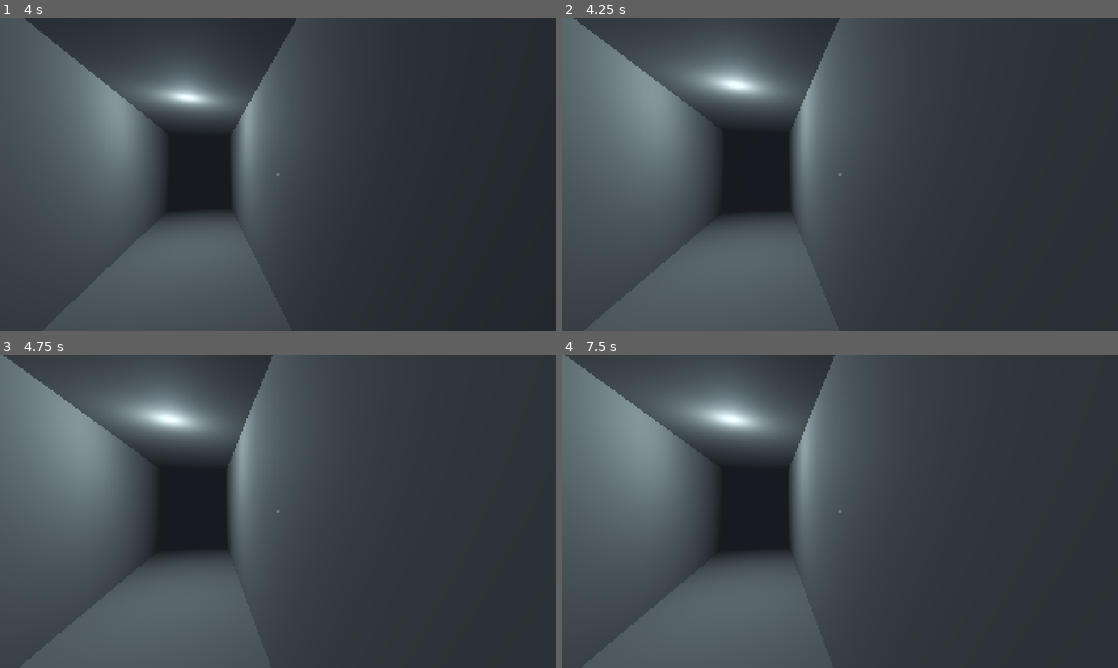
Above: before the commit, frames 1-4 (two rows, left to right).
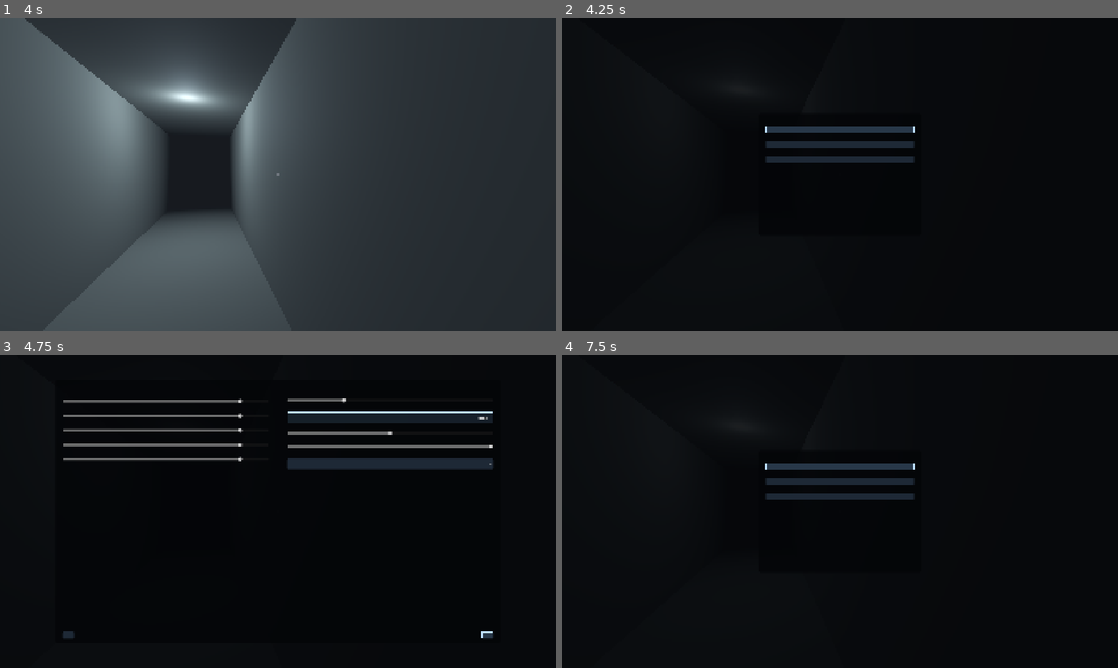
Above: after the commit, the same moments.

Repository: haruki2708/ky-tuc-xa-sau-12-gio
Game: Godot game, scene res://scenes/main/main.tscn
Two runs of this game, one before a commit and one after it. Both use one fixed random seed, a clock stepped at 60 frames per second and the inputs below.
Inputs (mouse positions are in pixels of both pictures, inside the frame that each line leads up to):
- Up to frame 1 (4 s): tap Enter at 0.5 s; move the mouse to (305, 174) at 0.52 s; hold E (interact) 0.53-1.28 s; hold W (move_forward) from 0.53 s (still down); click (305, 174) at 0.67 s; move the mouse to (250, 174) at 1.27 s; tap Tab (notebook) at 1.35 s; move the mouse to (289, 168) at 2.02 s; hold Shift (sprint) 2.03-2.78 s; move the mouse to (272, 180) at 2.77 s; tap 0 at 2.85 s; click (272, 180) at 2.92 s; move the mouse to (316, 177) at 3.52 s; tap 7 at 3.6 s
- Up to frame 2 (4.25 s): keep holding W (move_forward); tap Escape (pause) at 4.15 s
- Up to frame 3 (4.75 s): release W (move_forward) at 4.25 s; click (278, 480) at 4.25 s, where only the run after the commit has a clickable "Cài đặt"
- Up to frame 4 (7.5 s): click (951, 417) at 5 s, where only the run after the commit has a clickable "Nhún đầu"; click (951, 464) at 5.75 s, where only the run after the commit has a clickable "Tiếng Việt"; click (628, 636) at 6.5 s, where only the run after the commit has a clickable "Khôi phục mặc định"; click (1051, 636) at 7.25 s, where only the run after the commit has a clickable "Quay lại"

Frame 1 is identical in both runs. In frame 2, 97% of the frame differs, in the area x 0-100%, y 0-100%; in frame 3, 96%; in frame 4, 97%.

Commit message:
core: Register Settings autoload and add pause menu to main (T-116)
Co-Authored-By: Claude Opus 5.5 <noreply@anthropic.com>

Diff:
--- a/game/project.godot
+++ b/game/project.godot
@@ -20,6 +20,7 @@
 
 GameInput="*res://scripts/core/game_input.gd"
 EventBus="*res://scripts/core/event_bus.gd"
+Settings="*res://scripts/ui/settings.gd"
 GameState="*res://scripts/core/game_state.gd"
 RuleSystem="*res://scripts/core/rule_system.gd"
 Autoplay="*res://scripts/debug/autoplay.gd"
--- a/game/scenes/main/main.tscn
+++ b/game/scenes/main/main.tscn
@@ -7,6 +7,7 @@
 [ext_resource type="AudioStream" path="res://audio/ambience/fluorescent_hum.ogg" id="5_hum"]
 [ext_resource type="AudioStream" path="res://audio/ambience/night_insects_motorbike.ogg" id="6_night"]
 [ext_resource type="Script" path="res://scripts/audio/light_hum.gd" id="7_light_hum"]
+[ext_resource type="PackedScene" path="res://ui/pause/pause_menu.tscn" id="8_pause"]
 
 [sub_resource type="Environment" id="Environment_main"]
 background_mode = 1
@@ -86,6 +87,8 @@
 
 [node name="HUD" parent="." instance=ExtResource("2_hud")]
 
+[node name="PauseMenu" parent="." instance=ExtResource("8_pause")]
+
 [node name="Footsteps" type="AudioStreamPlayer3D" parent="Player"]
 transform = Transform3D(1, 0, 0, 0, 1, 0, 0, 0, 1, 0, 0.1, 0)
 script = ExtResource("3_steps")
--- a/game/tests/core/test_core.gd
+++ b/game/tests/core/test_core.gd
@@ -10,6 +10,8 @@
 func test_autoloads_present() -> void:
 	assert_not_null(tree.root.get_node_or_null("GameInput"), "GameInput autoload")
 	assert_not_null(tree.root.get_node_or_null("EventBus"), "EventBus autoload")
+	for autoload in ["Settings", "GameState", "RuleSystem"]:
+		assert_not_null(tree.root.get_node_or_null(autoload), autoload + " autoload")
 	for sig in ["interaction_focus_changed", "interacted", "subtitle_requested", "game_paused", "settings_changed"]:
 		assert_true(EventBus.has_signal(sig), "EventBus signal " + sig)
 
@@ -53,6 +55,7 @@
 	var main: Node = load("res://scenes/main/main.tscn").instantiate()
 	tree.root.add_child(main)
 	var steps: AudioStreamPlayer3D = main.get_node("Player/Footsteps")
+	assert_not_null(main.get_node_or_null("PauseMenu"), "pause menu in main scene")
 	for i in 30:
 		await tree.physics_frame
 	Input.action_press("move_forward")
